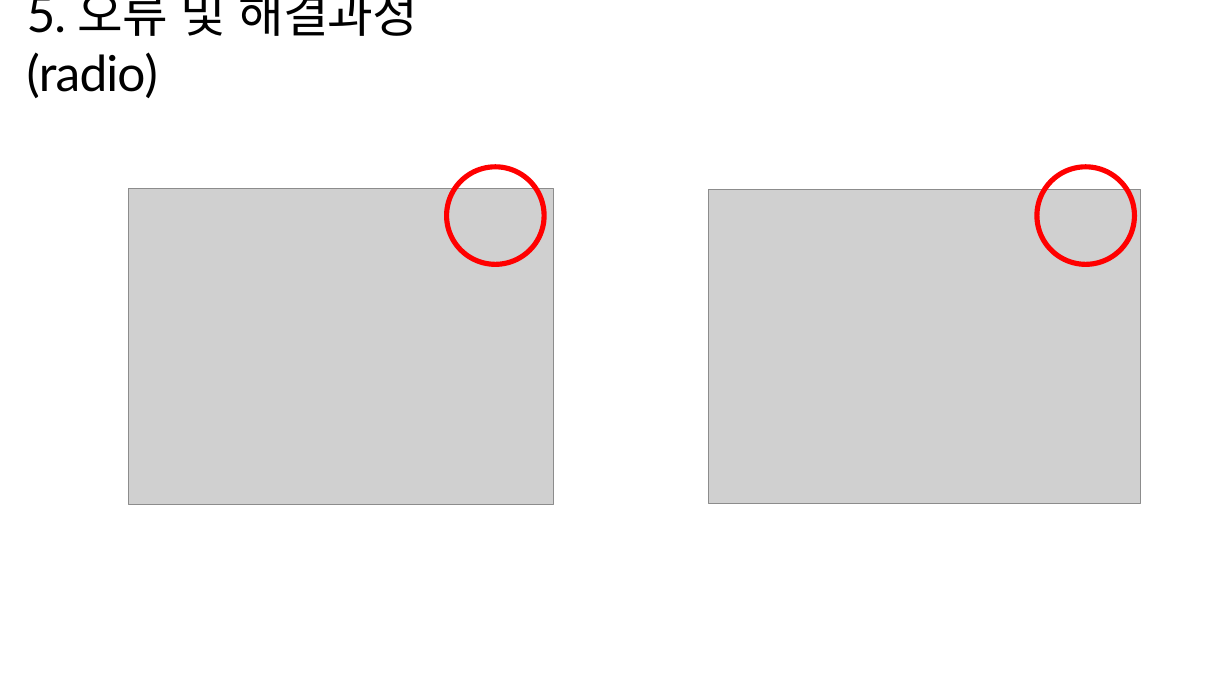
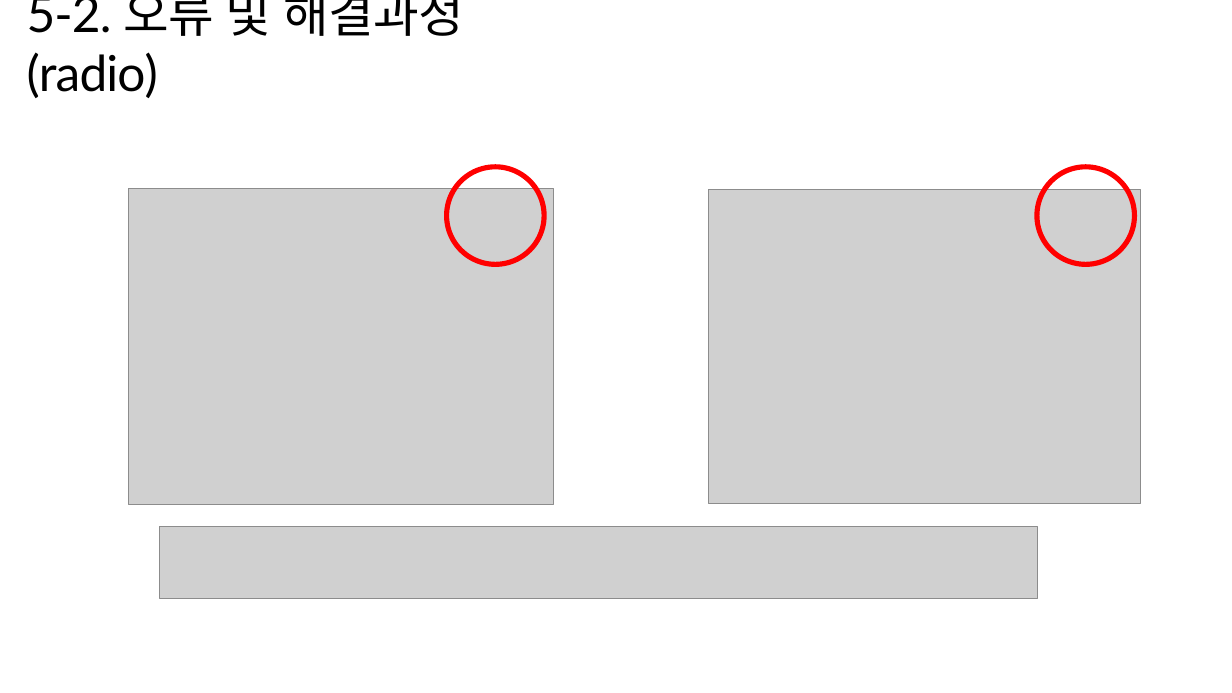
Before and after one commit to StarJ0405/ShoppingMall, a slide deck: slide 15 of 쇼핑몰-프로젝트.pptx. Drawn at 1232x693 pixels with LibreOffice and Linux fonts; fonts in the diff are those of the drawing; grey boxes stand for pictures. Boxes give left, top, right and bottom in pixels: in the first picture for what was removed or moved away, otherwise in the second. Text is boxed around its words. In the diff, an @@ line names an element or a change of style, - is before the commit and + after.

```diff
--- a/쇼핑몰-프로젝트.pptx
+++ b/쇼핑몰-프로젝트.pptx
@@ text at box(27, 0, 464, 98): text changed @@
-5. 오류 및 해결과정(radio)
+5-2. 오류 및 해결과정(radio)
@@ picture added at box(159, 526, 1037, 598) @@
```
Also in this commit, not shown: 6 other slides changed, 1 slide added, 10 other files.
